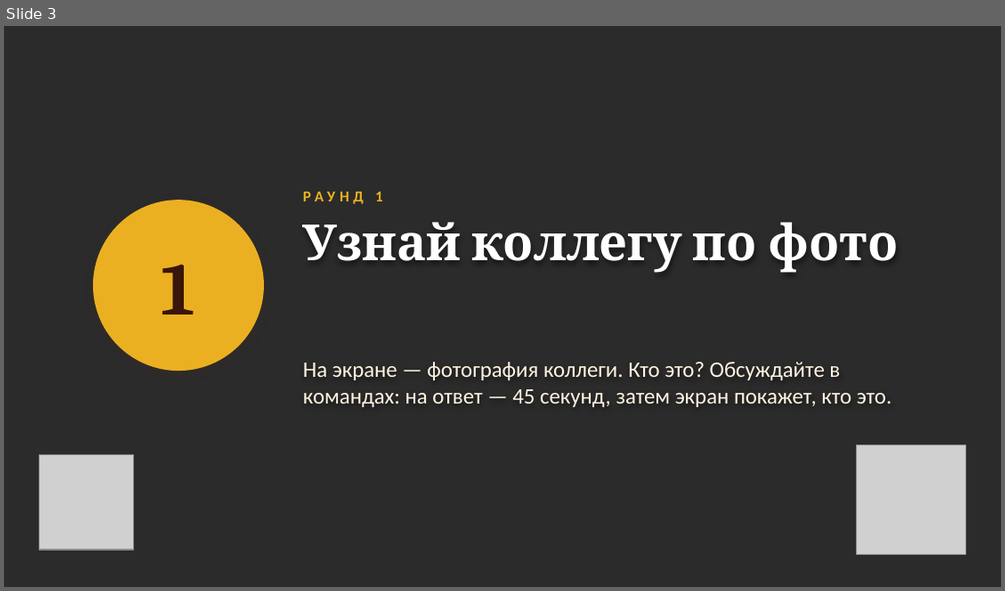
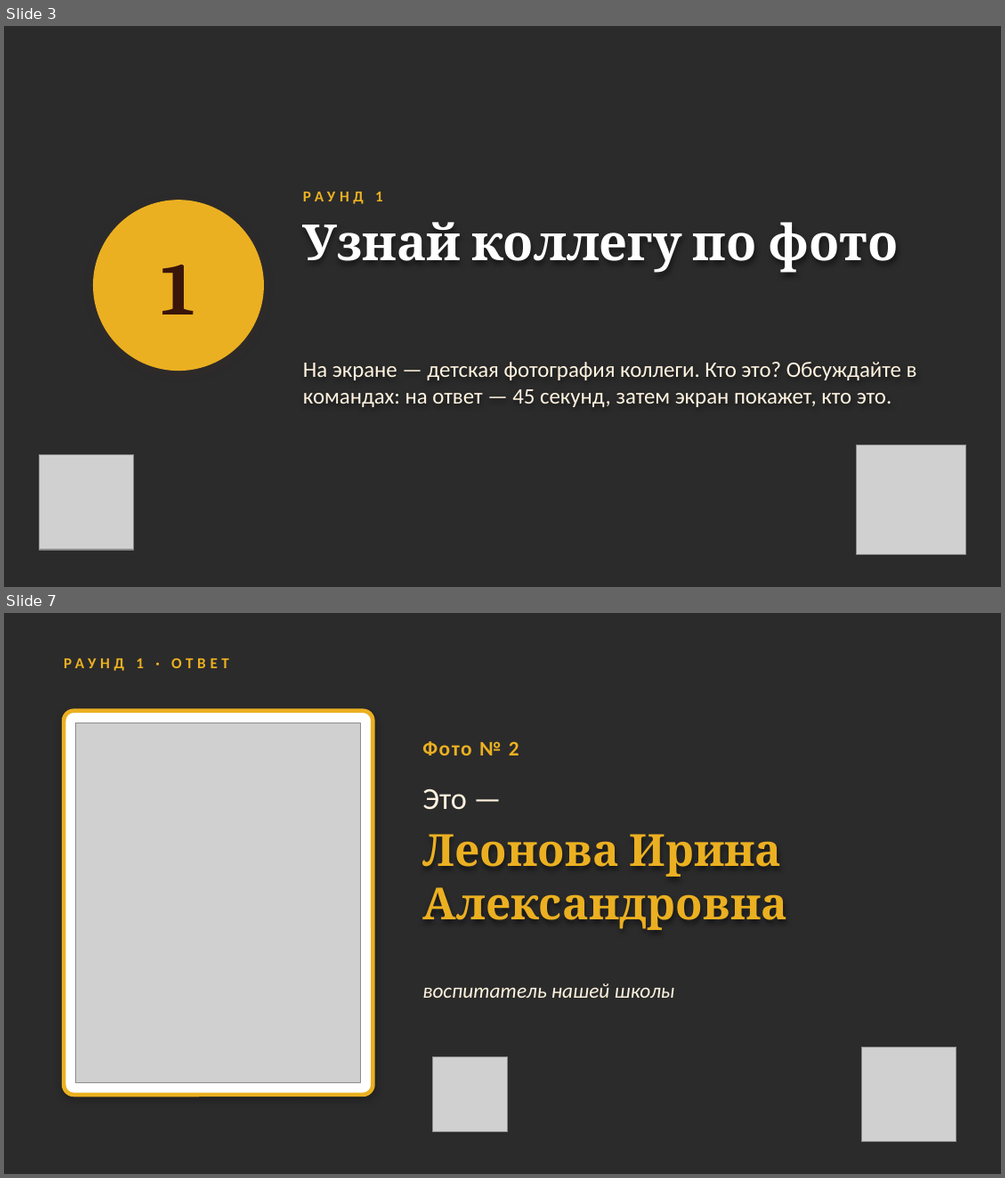
Before and after one commit to sl-himmelreich/heinrich-mario, a slide deck: День_воспитателя_конкурс.pptx. Shown one above the other, each under a label of ours: slide 3 before the commit, slides 3 and 7 after it; the slides between them are not shown. The pictures are 1005x591 and 1005x1178 pixels, drawn with LibreOffice and Linux fonts; fonts in the diff are those of the drawing; grey boxes stand for pictures; background and template pictures are left out; a plain dark background stands for a picture behind light text. Boxes give left, top, right and bottom in pixels: in the first picture for what was removed or moved away, otherwise in the second. Text is boxed around its words. In the diff, an @@ line names an element or a change of style, - is before the commit and + after.

```diff
--- a/День_воспитателя_конкурс.pptx
+++ b/День_воспитателя_конкурс.pptx
@@ slide 7 added at (4, 613, 1001, 1174), background picture (left out) @@
@@ text added at (64, 658, 229, 671), 11 pt, text #EBB021, bold @@
+РАУНД 1 · ОТВЕТ
@@ rounded rectangle added at (64, 711, 372, 1094), fill #FFFFFF, outline #EBB021 3 pt @@
@@ picture added at (76, 722, 361, 1083) @@
@@ text added at (422, 741, 519, 755), 15 pt, text #EBB021, bold @@
+Фото № 2
@@ text added at (422, 789, 467, 810), 22 pt, text #FFF3E0 @@
+Это —
@@ text added at (422, 834, 787, 930), 32 pt, text #EBB021, bold @@
+Леонова Ирина Александровна
@@ text added at (422, 983, 675, 997), 15 pt, text #FFF3E0, italic @@
+воспитатель нашей школы
@@ picture added at (433, 1056, 508, 1131) @@
@@ picture added at (861, 1046, 956, 1142) @@
@@ slide 3 changed as well @@
@@ text at (303, 362, 917, 407): text changed @@
-На экране — фотография коллеги. Кто это? Обсуждайте в командах: на ответ — 45 секунд, затем экран покажет, кто это.
+На экране — детская фотография коллеги. Кто это? Обсуждайте в командах: на ответ — 45 секунд, затем экран покажет, кто это.
```
Also in this commit, not shown: 20 other slides changed, 5 other slides added, 4 slides removed, 1 other file.
